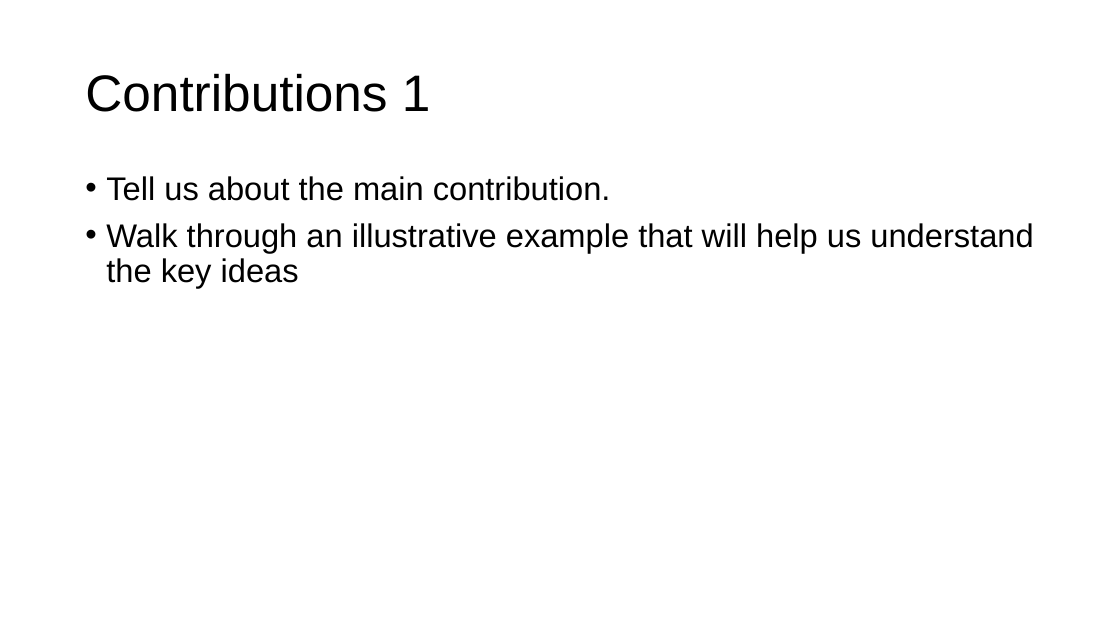
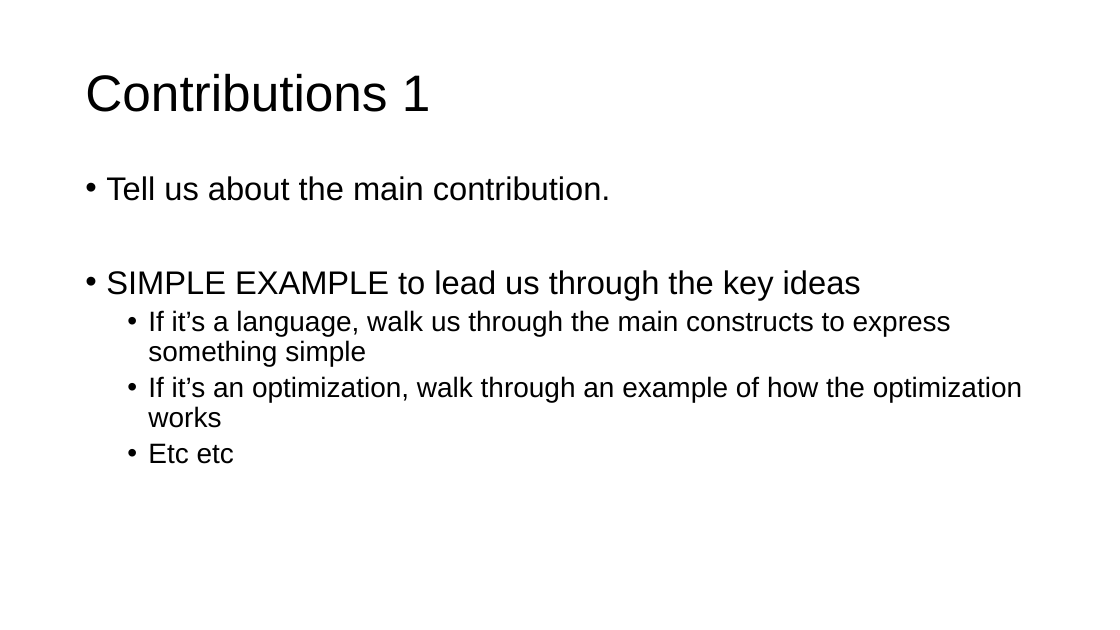
Before and after one commit to columbiaviz/columbiaviz.github.io, a slide deck: slide 6 of 2020s_w6998/lecs/presentation_template.pptx. Drawn at 1120x630 pixels with LibreOffice and Linux fonts; fonts in the diff are those of the drawing. Boxes give left, top, right and bottom in pixels: in the first picture for what was removed or moved away, otherwise in the second. Text is boxed around its words. In the diff, an @@ line names an element or a change of style, - is before the commit and + after.

```diff
--- a/2020s_w6998/lecs/presentation_template.pptx
+++ b/2020s_w6998/lecs/presentation_template.pptx
@@ text at (106, 270, 1022, 464): text changed; size 28 to 24 pt @@
-• Walk through an illustrative example that will help us understand the key ideas
+• SIMPLE EXAMPLE to lead us through the key ideas
+  • If it’s a language, walk us through the main constructs to express something simple
+  • If it’s an optimization, walk through an example of how the optimization works
+  • Etc etc
```
Also in this commit, not shown: 5 other slides changed.
